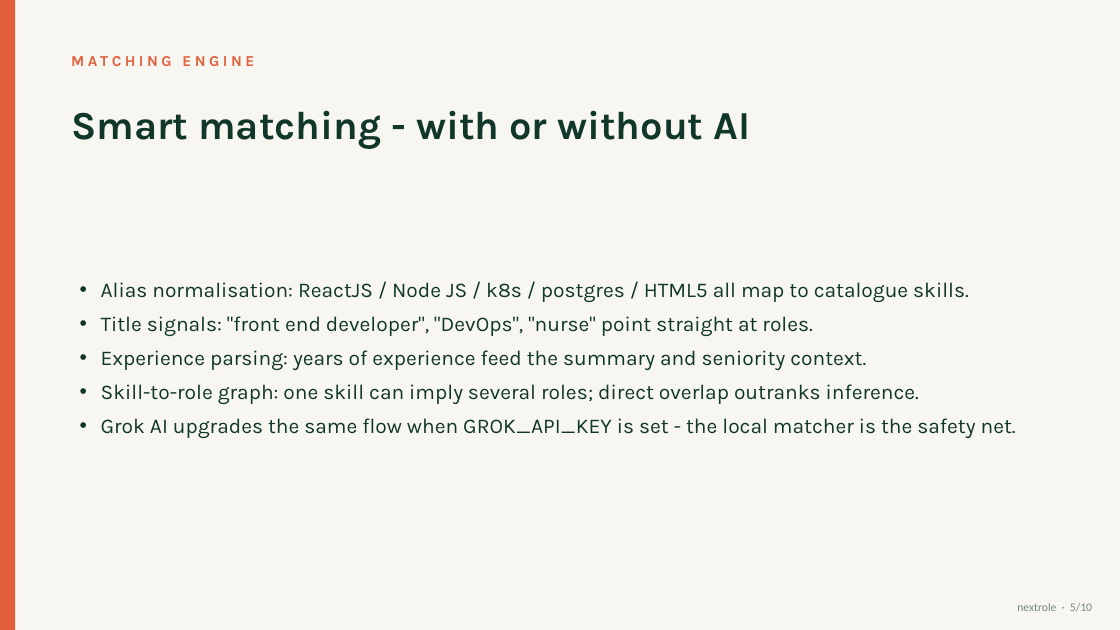
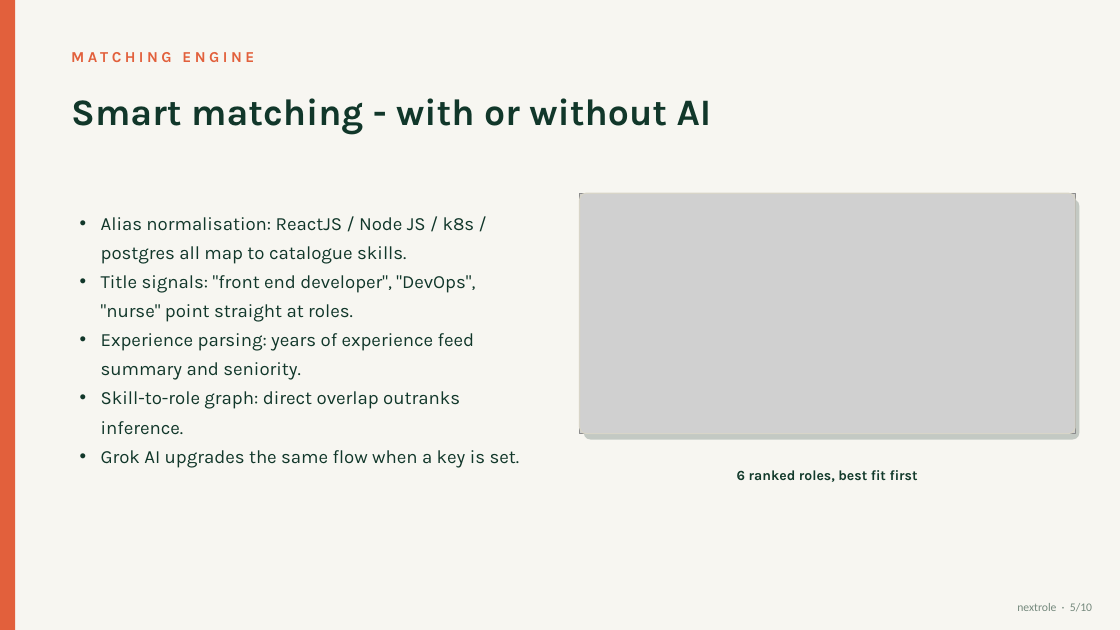
Before and after one commit to saxenavansh070-droid/nextrole, a slide deck: slide 5 of docs/NextRole-Presentation.pptx. Drawn at 1120x630 pixels with LibreOffice and Linux fonts; fonts in the diff are those of the drawing; grey boxes stand for pictures. Boxes give left, top, right and bottom in pixels: in the first picture for what was removed or moved away, otherwise in the second. Text is boxed around its words. In the diff, an @@ line names an element or a change of style, - is before the commit and + after.

Commit message:
Presentation v3: image-led design with real app screenshots and logo

```diff
--- a/docs/NextRole-Presentation.pptx
+++ b/docs/NextRole-Presentation.pptx
@@ text "MATCHING ENGINE" moved from (x1=71, y1=56, x2=254, y2=66) to (x1=71, y1=52, x2=254, y2=62) @@
@@ text "Smart matching - with or ..." at (x1=71, y1=98, x2=712, y2=135): size 34 to 32 pt @@
@@ text "Alias normalisation: ReactJS / Node ..." moved from (x1=101, y1=282, x2=1016, y2=438) to (x1=101, y1=217, x2=520, y2=468) @@
@@ picture added at (x1=580, y1=193, x2=1075, y2=434) @@
@@ rounded rectangle added at (x1=580, y1=193, x2=1075, y2=434), outline #D8D5C8 1 pt @@
@@ rounded rectangle added at (x1=584, y1=199, x2=1080, y2=439), fill #0D2C20 at 22% opacity @@
@@ text at (x1=101, y1=217, x2=475, y2=264): text changed; size 18 to 16 pt @@
-• Alias normalisation: ReactJS / Node JS / k8s / postgres / HTML5 all map to catalogue skills.
+• Alias normalisation: ReactJS / Node JS / k8s / postgres all map to catalogue skills.
@@ text at (x1=101, y1=275, x2=475, y2=322): size 18 to 16 pt in "Title signals: "front end developer", "DevOps", "nurse" ..."; line spacing 1.35 to 1.3 @@
@@ text at (x1=101, y1=333, x2=520, y2=468): text changed; size 18 to 16 pt @@
-• Experience parsing: years of experience feed the summary and seniority context.
-• Skill-to-role graph: one skill can imply several roles; direct overlap outranks inference.
-• Grok AI upgrades the same flow when GROK_API_KEY is set - the local matcher is the safety net.
+• Experience parsing: years of experience feed summary and seniority.
+• Skill-to-role graph: direct overlap outranks inference.
+• Grok AI upgrades the same flow when a key is set.
@@ text added at (x1=737, y1=470, x2=918, y2=482), 12 pt, text #123A2B, bold @@
+6 ranked roles, best fit first
```
Also in this commit, not shown: 8 other slides changed, 1 slide added, 1 slide removed.
